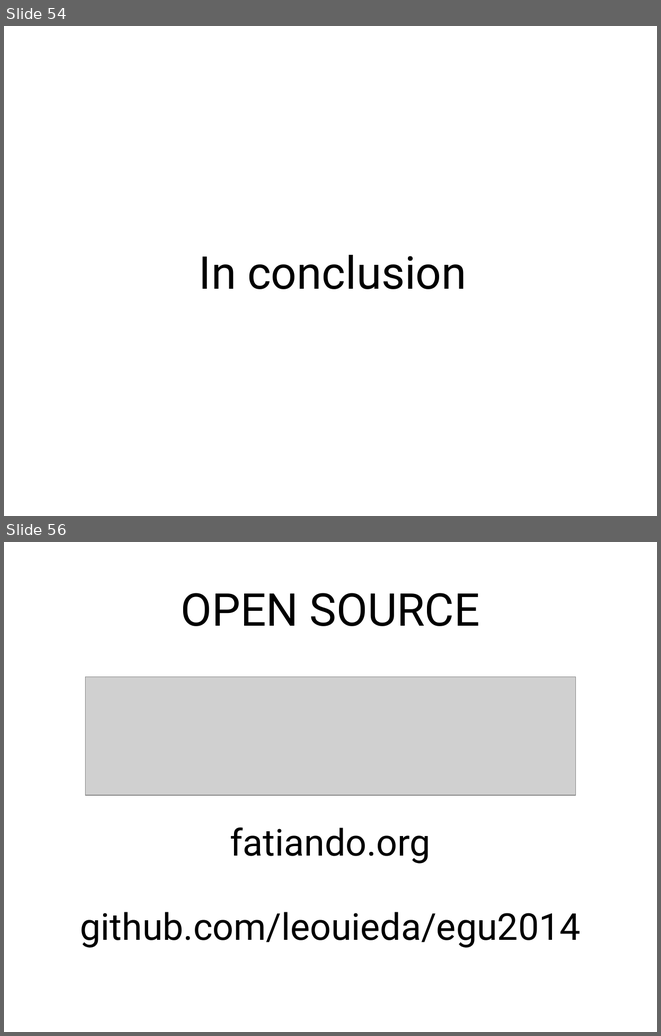
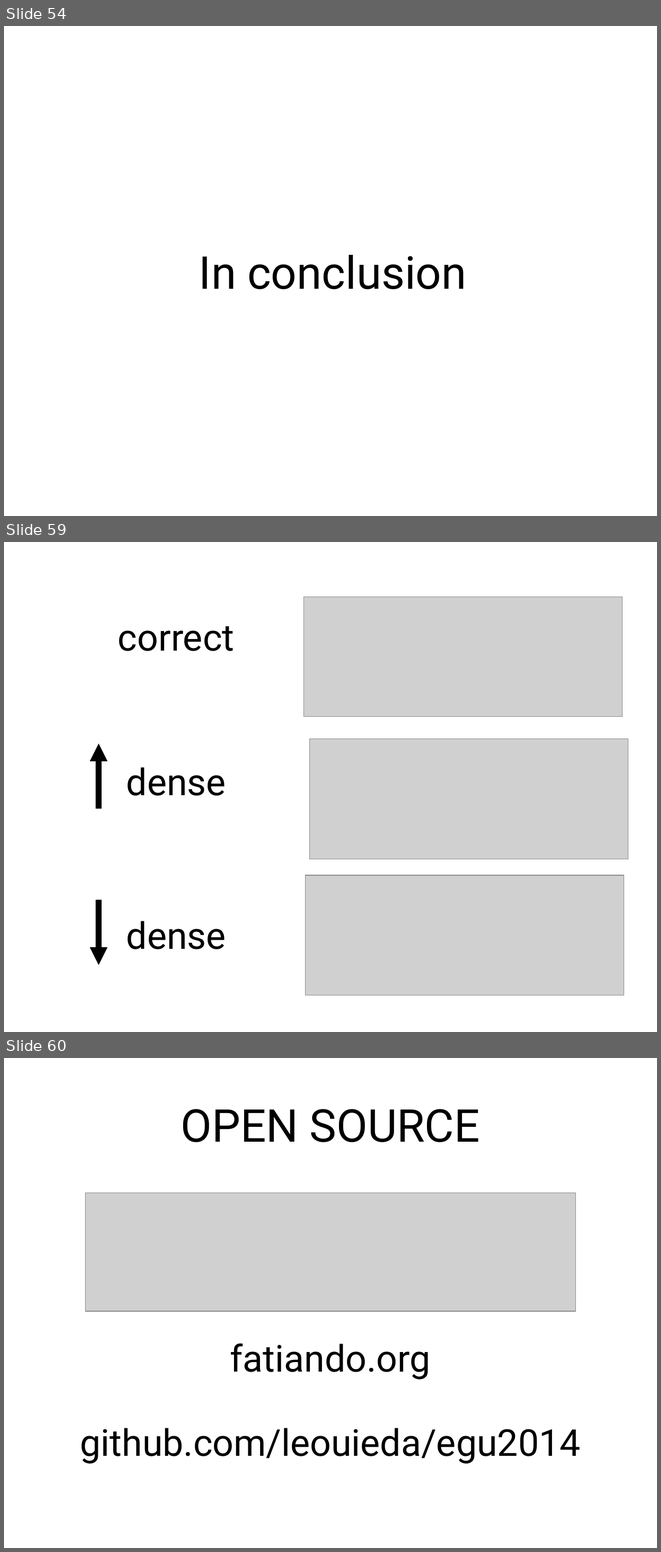
Before and after one commit to leouieda/egu2014, a slide deck: presentation/slides.odp. Shown one above the other, each under a label of ours: slides 54 and 56 before the commit, slides 54, 59 and 60 after it; the slides between them are not shown. The pictures are 661x1036 and 661x1552 pixels, drawn with LibreOffice and Linux fonts; fonts in the diff are those of the drawing; grey boxes stand for pictures. Boxes give left, top, right and bottom in pixels: in the first picture for what was removed or moved away, otherwise in the second. Text is boxed around its words. In the diff, an @@ line names an element or a change of style, - is before the commit and + after.

```diff
--- a/presentation/slides.odp
+++ b/presentation/slides.odp
@@ slide 59 added at [4, 542, 657, 1032], background #FFFFFF @@
@@ picture added at [304, 597, 622, 716] @@
@@ text added at [118, 626, 234, 651], 45 pt, text #000000 @@
+correct
@@ arrow added from (99, 809) to (99, 743), #000000 7.2 pt @@
@@ picture added at [310, 739, 628, 858] @@
@@ text added at [126, 767, 226, 796], 45 pt, text #000000 @@
+dense
@@ picture added at [306, 875, 624, 995] @@
@@ arrow added from (99, 900) to (99, 965), #000000 7.2 pt @@
@@ text added at [126, 921, 226, 950], 45 pt, text #000000 @@
+dense
@@ what was slide 56 is now slide 60 @@
```
Also in this commit, not shown: 4 other slides added, 1 slide removed.
